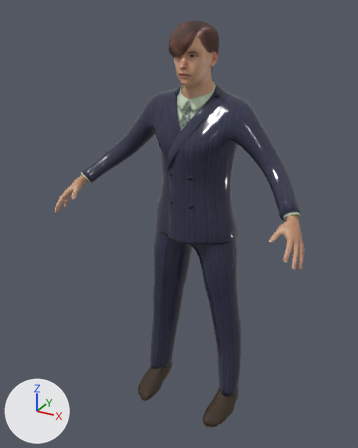
The glTF model town/models/m4.glb, before and after one commit.
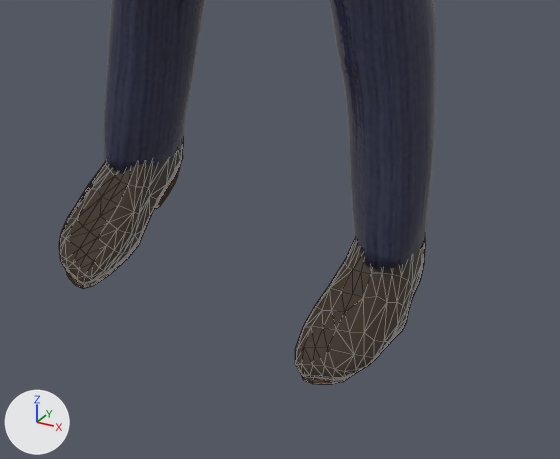
Old and new are each drawn whole from a 50 mm camera at (0.956, -1.931, 1.889) aimed at (-0.043, -0.114, 0.98) and again close up on the part from 34% to 77% of the width and 72% to 100% of the height. Lighting does not change. The marker at lower left points along +X, +Y and +Z. The last two pictures show the newer version. The close-ups show mesh edges as thin lines. Vertices at exactly the same position are counted once.

The first close-up shows 'Human.toigo_ankle_boots_male', 'Human.toigo_male_double-breasted_suit'.
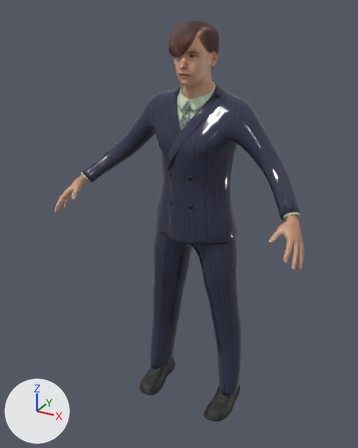
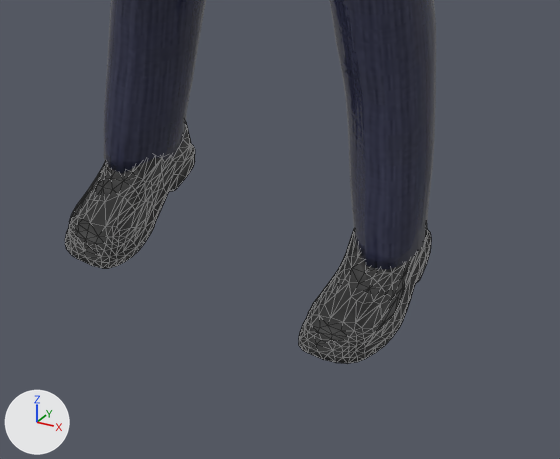
Changed parts and their boxes [x1, y1, x2, y2] in the close-ups (560 x 459 px):
'Human.toigo_ankle_boots_male', reshaped
    before: [59, 143, 425, 384]
    after: [65, 123, 431, 363]
part 1 of me_boots_ankle_male, rebuilt
    before: [295, 239, 425, 384]
    after: [299, 230, 431, 363]
part 2 of me_boots_ankle_male, rebuilt
    before: [59, 143, 183, 288]
    after: [65, 123, 195, 268]

What the commit changed:
Picture 'shoes04_normal' (img_shoes04_normal) is new.
Picture 'shoes04_diffuse' (img_shoes04_diffuse) is new.
Material 'Human.shoes04' (mat_human_shoes04) is new.
Uses the picture img_shoes04_diffuse.
Uses the picture img_shoes04_normal.
me_boots_ankle_male is used by ob_human_toigo_ankle_boots_male; location (0.0, 0.0, 0.0).
me_boots_ankle_male had 912 vertices, 1778 faces and spanned x -0.263..0.262, y -0.251..0.065, z -0.018..0.186.
me_boots_ankle_male no longer uses material mat_human_toigo_ankle_boots_male.
me_boots_ankle_male now has 929 vertices, 1734 faces and spans x -0.258..0.258, y -0.223..0.066, z -0.003..0.226.
me_boots_ankle_male part 1: the loose piece of 460 vertices spanning x 0.148..0.262, y -0.251..0.065, z -0.018..0.186 is rebuilt with 341 vertices and now spans x 0.14..0.258, y -0.223..0.066, z -0.003..0.11, in mat_human_shoes04.
me_boots_ankle_male part 2: the loose piece of 452 vertices spanning x -0.263..-0.148, y -0.251..0.065, z -0.018..0.186 is rebuilt with 347 vertices and now spans x -0.258..-0.14, y -0.223..0.066, z -0.003..0.11, in mat_human_shoes04.
Other edits to the shape of me_boots_ankle_male do not show in these pictures.
me_boots_ankle_male gains material mat_human_shoes04.
